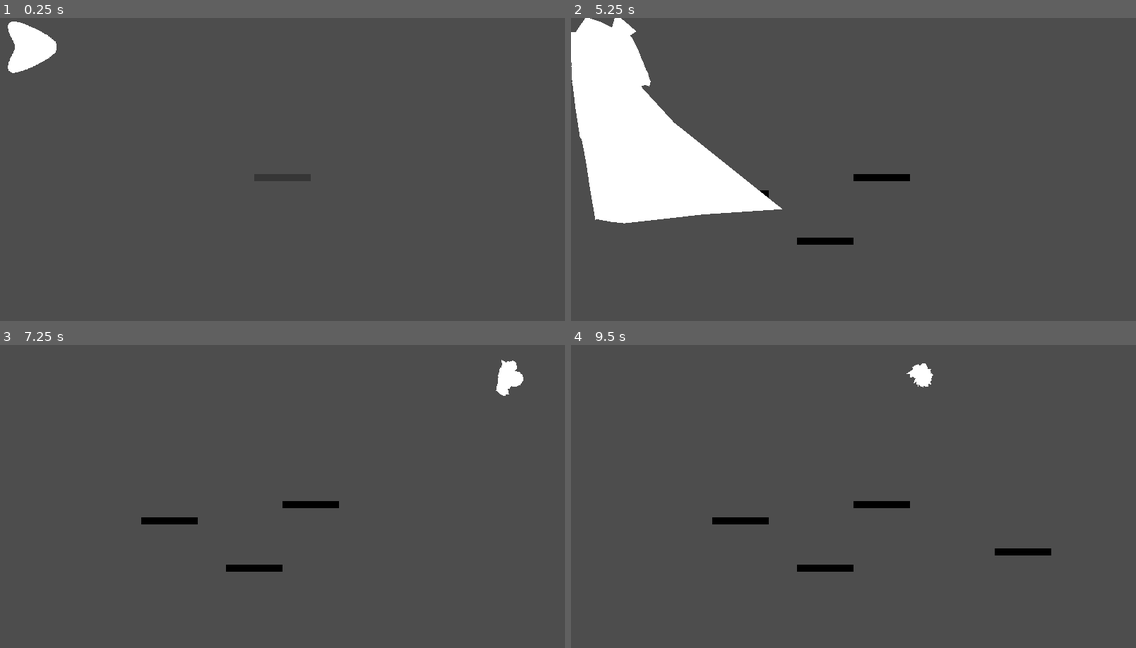
Above: before the commit, frames 1-4 (two rows, left to right).
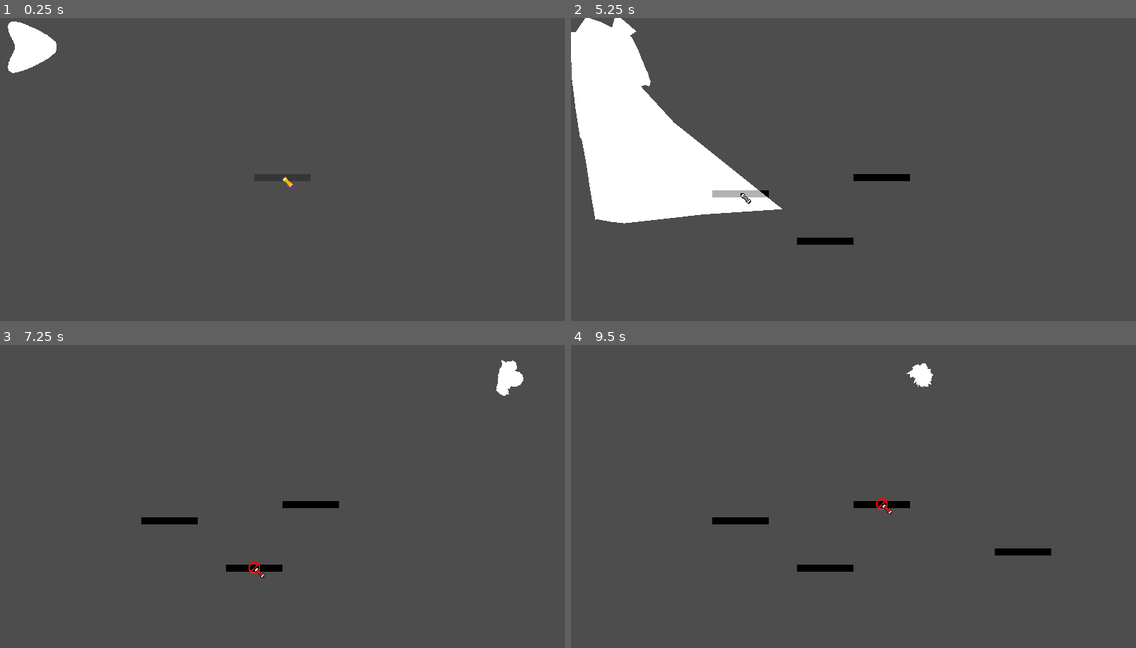
Above: after the commit, the same moments.

Repository: Silver-Ink/GameJamAirConditionner
Game: Godot game, scene res://Game.tscn
Two runs of this game, one before a commit and one after it. Both use one fixed random seed, a clock stepped at 60 frames per second and the inputs below.
Inputs (mouse positions are in pixels of both pictures, inside the frame that each line leads up to):
- Up to frame 1 (0.25 s): no input
- Up to frame 2 (5.25 s): tap Enter (ui_accept) at 0.5, 0.77, 1.52, 3.02, 3.77, 4.52 s; move the mouse to (825, 239) at 0.52 s; hold Right (ui_right) 0.53-2.03 s; click (825, 239) at 0.6 s; move the mouse to (1023, 224) at 1.27 s; tap Mouse wheel up (rotate_wall_left) at 1.35, 3.6 s; click (1023, 224) at 1.42 s; move the mouse to (684, 130) at 2.02 s; hold Left (ui_left) 2.03-4.28 s; tap Mouse wheel down (rotate_wall_right) at 2.1, 4.35 s; click (684, 130) at 2.17 s; move the mouse to (881, 175) at 2.77 s; click (881, 175) at 2.85 s; move the mouse to (768, 96) at 3.52 s; click (768, 96) at 3.67 s; move the mouse to (977, 160) at 4.27 s; hold Right (ui_right) from 4.28 s (still down); click (977, 160) at 4.42 s; move the mouse to (740, 193) at 5.02 s; click (740, 193) at 5.1 s
- Up to frame 3 (7.25 s): keep holding Right (ui_right); move the mouse to (339, 432) at 5.77 s; tap Mouse wheel up (rotate_wall_left) at 5.85 s; click (339, 432) at 5.92 s; tap Enter (ui_accept) at 6.02, 6.77 s; move the mouse to (254, 566) at 6.52 s; tap Mouse wheel down (rotate_wall_right) at 6.6 s; click (254, 566) at 6.67 s
- Up to frame 4 (9.5 s): move the mouse to (1023, 551) at 7.27 s; click (1023, 551) at 7.35 s; tap Enter (ui_accept) at 7.52, 9.02 s; move the mouse to (684, 457) at 8.02 s; release Right (ui_right) at 8.03 s; hold Left (ui_left) from 8.03 s (still down); tap Mouse wheel up (rotate_wall_left) at 8.1 s; click (684, 457) at 8.17 s; move the mouse to (881, 502) at 8.77 s; tap Mouse wheel down (rotate_wall_right) at 8.85 s; click (881, 502) at 8.92 s

The runs differ from the first frame. In frame 1, less than 0.1% of the frame differs, in the area x 50-52%, y 52-56%; in frame 2, 0.2%, in the area x 25-35%, y 56-62%; in frame 3, less than 0.1%; in frame 4, less than 0.1%.

Commit message:
feat: Add custom cursor

Diff:
--- /dev/null
+++ b/Cursor.tscn
@@ -0,0 +1,13 @@
+[gd_scene load_steps=3 format=3 uid="uid://cmc3o83q67cks"]
+
+[ext_resource type="Texture2D" uid="uid://d2ok4rabl05h5" path="res://assets/cursors/cursor.png" id="1_4s6v2"]
+[ext_resource type="Script" path="res://cursor.gd" id="1_eqfmf"]
+
+[node name="Cursor" type="Node2D"]
+z_index = 4096
+script = ExtResource("1_eqfmf")
+
+[node name="Sprite2D" type="Sprite2D" parent="."]
+z_index = 4096
+scale = Vector2(0.75, 0.75)
+texture = ExtResource("1_4s6v2")
--- /dev/null
+++ b/cursor.gd
@@ -0,0 +1,23 @@
+class_name Cursor extends Node2D
+
+var cursor_sprite : Sprite2D
+
+var regular_sprite : Texture2D
+var illegal_sprite : Texture2D
+var dead_sprite : Texture2D
+
+func _ready() -> void:
+	cursor_sprite = get_node("Sprite2D")
+
+	regular_sprite = load("res://assets/cursors/cursor.png")
+	illegal_sprite = load("res://assets/cursors/cursor_illegal.png")
+	dead_sprite = load("res://assets/cursors/cursor_dead.png")
+
+func set_to_regular():
+	cursor_sprite.set_texture(regular_sprite)
+
+func set_to_illegal():
+	cursor_sprite.set_texture(illegal_sprite)
+
+func set_to_dead():
+	cursor_sprite.set_texture(dead_sprite)
--- a/wall.gd
+++ b/wall.gd
@@ -25,6 +25,7 @@
 	collision.set_deferred("disabled", true)
 
 	_wall_sprite.modulate.a = 0.3
+	_wall_sprite.set_z_index(3500)
 
 func _on_preview_shape_body_entered(body: Node2D) -> void:
 	if (body == get_node("../../WorldCollisionStaticBody")):
--- a/wall_placer.gd
+++ b/wall_placer.gd
@@ -4,6 +4,7 @@
 const _wall_life_time := 10
 const _wall_place_cooldown := 2
 
+var _cursor : Cursor
 var _preview_wall : Wall
 var _wall_container : Node2D
 var _level_camera : Camera2D
@@ -12,8 +13,15 @@
 var _is_place_in_cooldown : bool = false
 
 var SC_wall_straight := preload("res://WallStraight.tscn")
+var SC_cursor := preload("res://Cursor.tscn")
 
 func _ready() -> void:
+	# Hide real cursor
+	Input.set_mouse_mode(Input.MOUSE_MODE_HIDDEN)
+
+	_cursor = SC_cursor.instantiate()
+	add_child(_cursor)
+
 	_preview_wall = SC_wall_straight.instantiate()
 	add_child(_preview_wall)
 	_preview_wall.set_to_preview_mode()
@@ -27,7 +35,10 @@
 
 func _process(_delta: float) -> void:
 	# Following mouse
-	_preview_wall.position = _level_camera.get_global_mouse_position() - position
+	var mouse_position = _level_camera.get_global_mouse_position() - position
+	_preview_wall.position = mouse_position
+	_cursor.position = mouse_position
+
 
 	# Handling input: wall placing
 	if (Input.is_action_just_pressed("place_wall")):
@@ -67,9 +78,11 @@
 
 	if (is_placeable):
 		_preview_wall.modulate = Color(1,1,1,1)
+		_cursor.set_to_regular()
 		_can_place_wall = true
 	else:
 		_preview_wall.modulate = Color(1,0,0,1)
+		_cursor.set_to_illegal()
 		_can_place_wall = false
 
 func _handle_placing_cooldown(is_in_cooldown : bool):
@@ -77,5 +90,6 @@
 
 	if (is_in_cooldown):
 		_preview_wall.modulate = Color(1,1,0,1)
+		_cursor.set_to_dead()
 	else:
 		_handle_wall_placeable(_can_place_wall) # If there's no cooldown, check if there's impossible placement
Renamed: assets/cursor.png -> Assets/cursors/cursor.png
Renamed: assets/cursor_dead.png -> Assets/cursors/cursor_dead.png
Renamed: assets/cursor_illegal.png -> Assets/cursors/cursor_illegal.png
